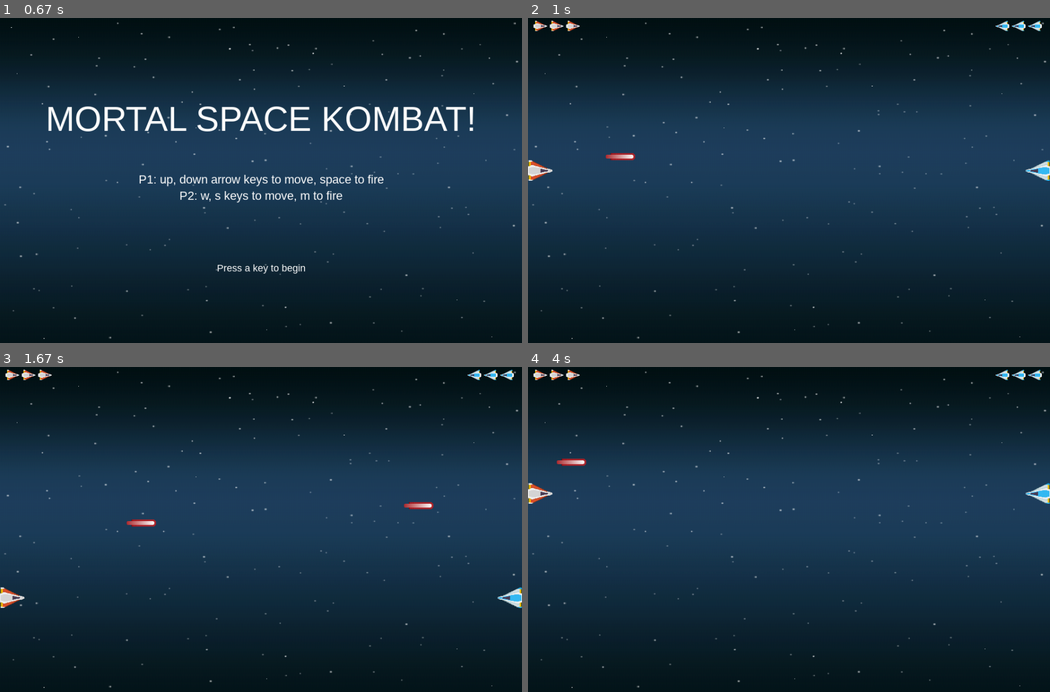
Above: before the commit, frames 1-4 (two rows, left to right).
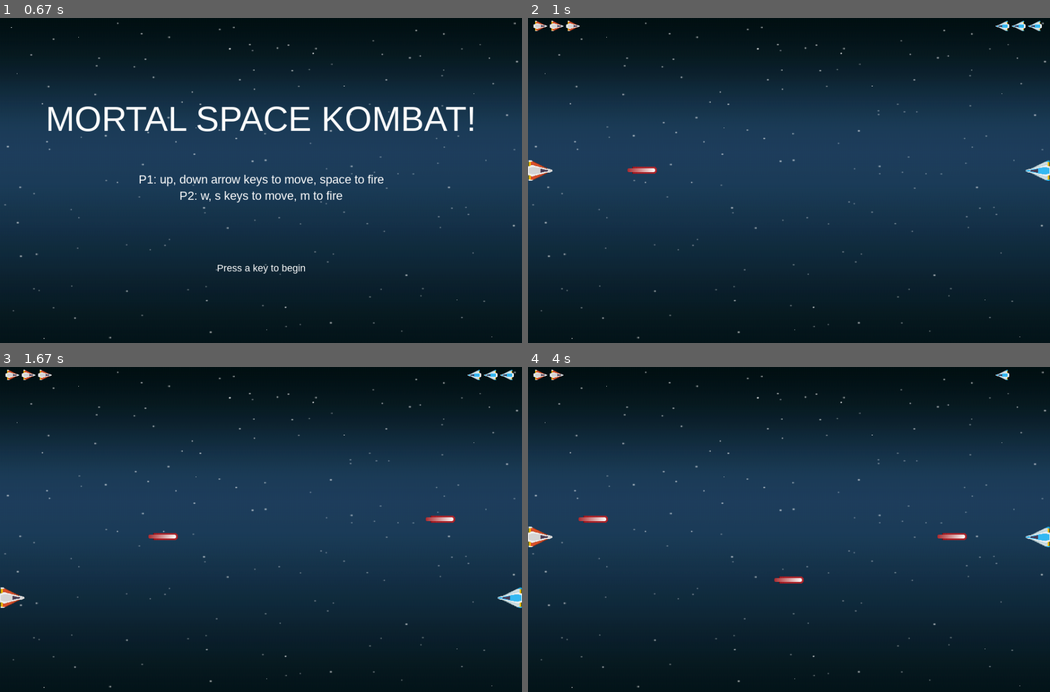
Above: after the commit, the same moments.

Repository: Desaiz/pygame
Game: pygame game, started from multiplayer.py
The game is run twice, just before and just after one commit, with the same random seed, the same clock (stepped at 60 frames per second) and the same inputs.
Inputs:
- Up to frame 1 (0.67 s): hold Up from 0.33 s (still down)
- Up to frame 2 (1 s): release Up at 0.8 s; tap Space at 0.83 s
- Up to frame 3 (1.67 s): hold Down 1.33-1.63 s; hold S 1.33-1.63 s; tap Space at 1.4 s
- Up to frame 4 (4 s): hold Up 1.67-2.03 s; hold W 1.67-2.03 s; tap Space at 1.73, 2.13, 2.53, 3.2, 3.53, 3.93 s; hold Down 2.07-2.43 s; hold S 2.07-2.43 s; hold Up 2.47-2.77 s; hold W 2.47-2.77 s; tap M at 2.8 s; hold Down 3.13-3.43 s; hold S 3.13-3.43 s; hold Up 3.47-3.83 s; hold W 3.47-3.83 s; hold Down from 3.87 s (still down); hold S from 3.87 s (still down)

Frame 1 is identical in both runs. In frame 2, 0.2% of the frame differs, in the area x 14-25%, y 41-48%; in frame 3, 0.5%; in frame 4, 1.3%, in the area x 0-100%, y 0-67%.

Commit message:
encuadrando el sprite de la bala

Diff:
--- a/multiplayer.py
+++ b/multiplayer.py
@@ -162,8 +162,12 @@
             self.image = bullet2_img
         self.image.set_colorkey(BLACK)
         self.rect = self.image.get_rect()
-        self.rect.bottom = y
-        self.rect.centerx = x
+        if p == 1:
+            self.rect.bottom = y +25
+            self.rect.centerx = x +40
+        if p == 2:
+            self.rect.bottom = y +25
+            self.rect.centerx = x -40
         self.speedx = 15
         self.player = p
 
